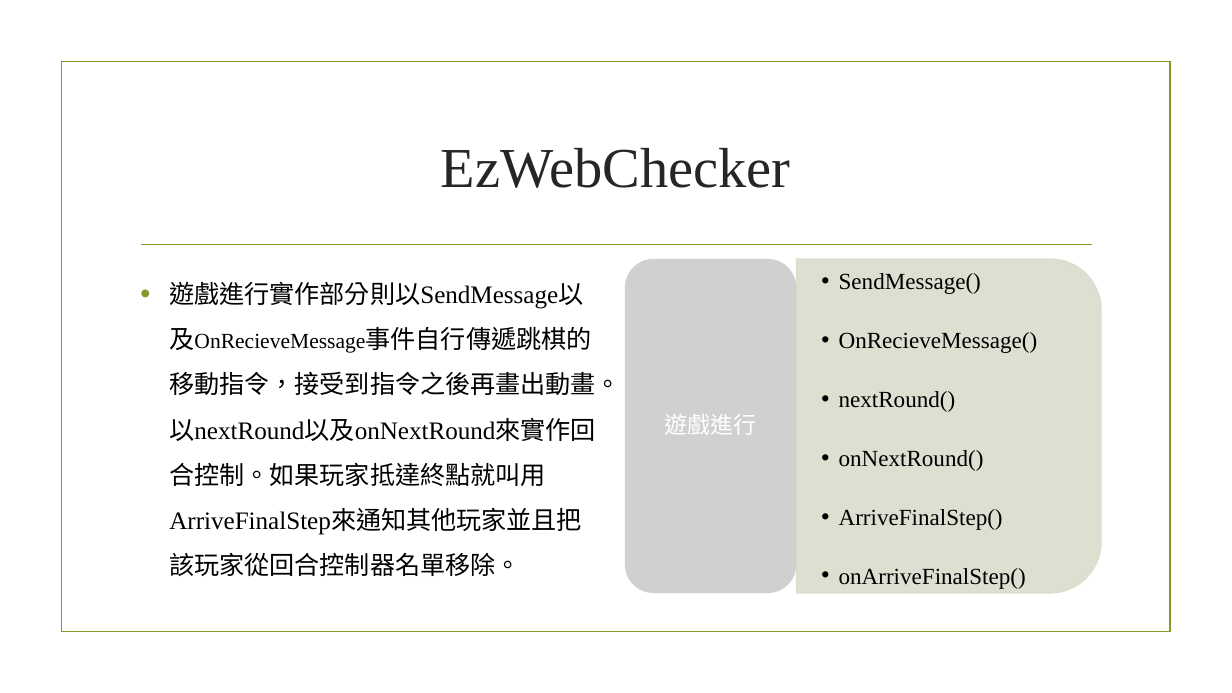
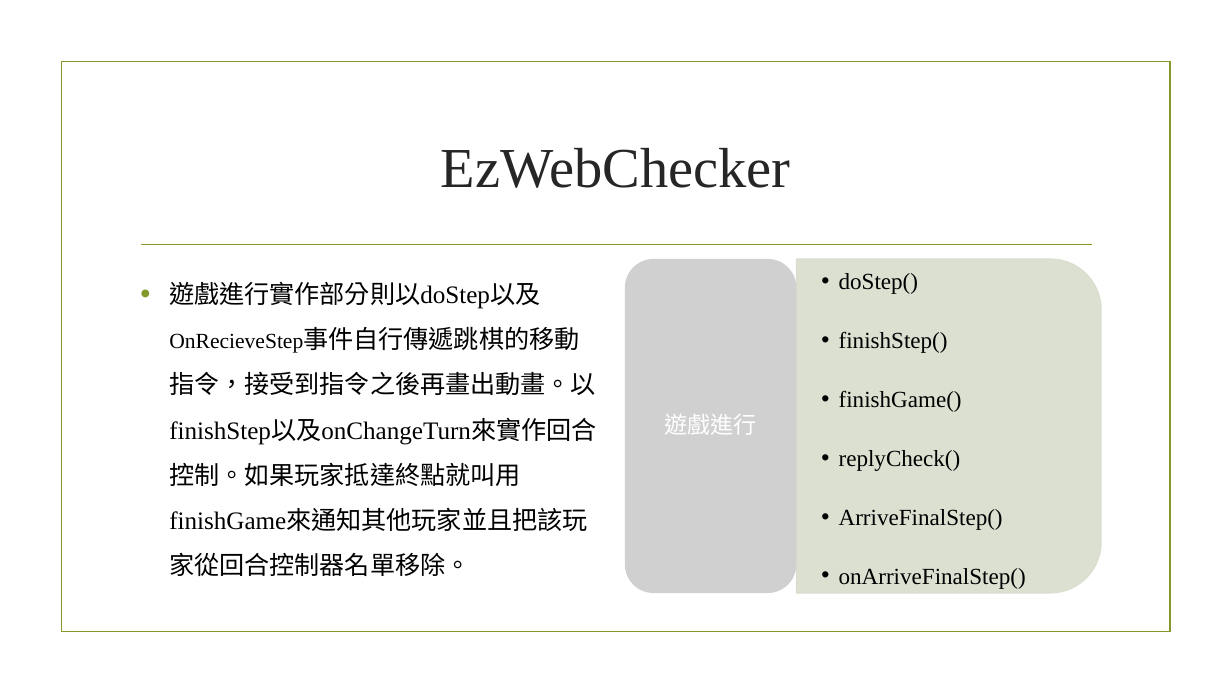
Before and after one commit to KemingChen/EzWebGame, a slide deck: slide 13 of documents/102-CSIE-S019_PPT_EzWebGame.pptx. Drawn at 1232x693 pixels with LibreOffice and Linux fonts; fonts in the diff are those of the drawing; grey boxes stand for pictures; background and template pictures are left out. Boxes give left, top, right and bottom in pixels: in the first picture for what was removed or moved away, otherwise in the second. Text is boxed around its words. In the diff, an @@ line names an element or a change of style, - is before the commit and + after.

```diff
--- a/documents/102-CSIE-S019_PPT_EzWebGame.pptx
+++ b/documents/102-CSIE-S019_PPT_EzWebGame.pptx
@@ text at box(169, 282, 596, 576): text changed @@
-• 遊戲進行實作部分則以SendMessage以及OnRecieveMessage事件自行傳遞跳棋的移動指令，接受到指令之後再畫出動畫。以nextRound以及onNextRound來實作回合控制。如果玩家抵達終點就叫用ArriveFinalStep來通知其他玩家並且把該玩家從回合控制器名單移除。
+• 遊戲進行實作部分則以doStep以及OnRecieveStep事件自行傳遞跳棋的移動指令，接受到指令之後再畫出動畫。以finishStep以及onChangeTurn來實作回合控制。如果玩家抵達終點就叫用finishGame來通知其他玩家並且把該玩家從回合控制器名單移除。
@@ text at box(839, 273, 962, 471): text changed @@
-  •• SendMessage()
-  •• OnRecieveMessage()
-  •• nextRound()
-  •• onNextRound()
+  •• doStep()
+  •• finishStep()
+  •• finishGame()
+  •• replyCheck()
```
Also in this commit, not shown: 2 other slides changed, 3 other files.
